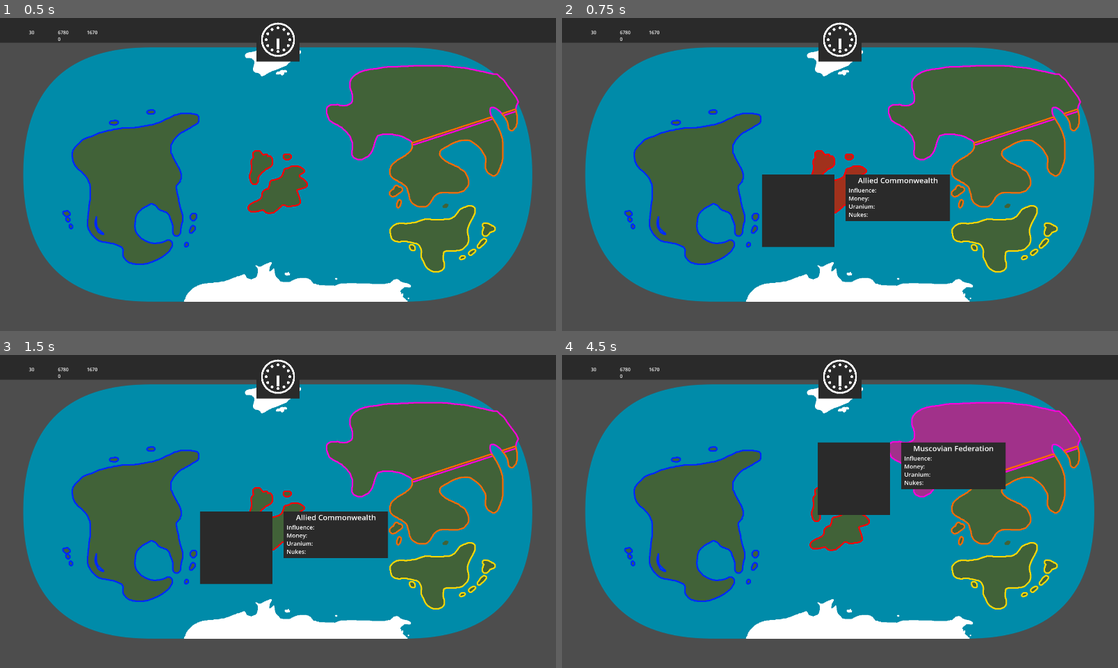
Above: before the commit, frames 1-4 (two rows, left to right).
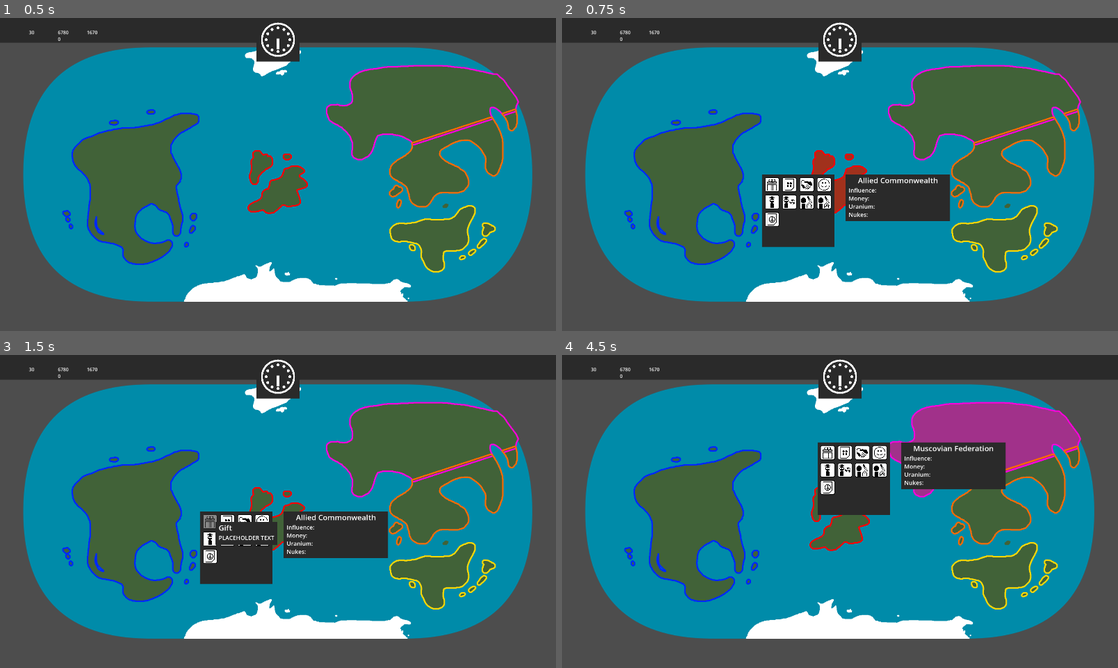
Above: after the commit, the same moments.

Repository: Stev51/gmtk-jam-2026
Game: Godot game, scene res://scenes/main.tscn
Two runs of this game, one before a commit and one after it. Both use one fixed random seed, a clock stepped at 60 frames per second and the inputs below.
Inputs (mouse positions are in pixels of both pictures, inside the frame that each line leads up to):
- Up to frame 1 (0.5 s): no input
- Up to frame 2 (0.75 s): tap Enter at 0.5 s; hold 1 (x1_speed) from 0.53 s (still down); click (840, 174) at 0.67 s
- Up to frame 3 (1.5 s): release 1 (x1_speed) at 1.25 s; click (211, 520) at 1.27 s
- Up to frame 4 (4.5 s): click (773, 520) at 2.02 s; click (773, 520) at 2.77 s; tap Space (pause) at 3.5 s; move the mouse to (728, 527) at 3.52 s; tap 2 (x2_speed) at 3.6 s; click (728, 527) at 3.67 s; tap Enter at 4.25 s; move the mouse to (895, 442) at 4.27 s; hold 1 (x1_speed) from 4.28 s (still down); click (895, 442) at 4.42 s

Frame 1 is identical in both runs. In frame 2, 1.0% of the frame differs, in the area x 36-49%, y 50-67%; in frame 3, 0.6%; in frame 4, 1.0%.

Commit message:
Foreign menu button icons and titles

Diff:
--- a/scenes/country_click_box.tscn
+++ b/scenes/country_click_box.tscn
@@ -3,12 +3,21 @@
 [ext_resource type="Script" uid="uid://c7xvcgg1qa8yb" path="res://scripts/country_click_box.gd" id="1_i8p2m"]
 [ext_resource type="PackedScene" uid="uid://764vacbqo4wi" path="res://scenes/menu_button.tscn" id="2_otq85"]
 [ext_resource type="Texture2D" uid="uid://dv3x4x6xnoosu" path="res://assets/img/buttons/domestic_actions/button_war_taxes.png" id="3_5638l"]
+[ext_resource type="Texture2D" uid="uid://cqjnivgm3vhvg" path="res://assets/img/buttons/foreign_actions/button_gift.png" id="3_sk4qh"]
+[ext_resource type="Texture2D" uid="uid://r06s54c18ek7" path="res://assets/img/buttons/foreign_actions/button_counter_propaganda.png" id="4_04vf5"]
 [ext_resource type="Texture2D" uid="uid://cpxxgtc7ktxlq" path="res://assets/img/buttons/domestic_actions/button_build_mine.png" id="4_ck6e8"]
 [ext_resource type="Texture2D" uid="uid://cc6gtup03eb3u" path="res://assets/img/buttons/domestic_actions/button_propaganda.png" id="4_g3b3l"]
 [ext_resource type="Texture2D" uid="uid://e885trw1ldyf" path="res://assets/img/buttons/domestic_actions/button_build_lab.png" id="5_d24uu"]
 [ext_resource type="Texture2D" uid="uid://dx7ywayeha86j" path="res://assets/img/buttons/domestic_actions/button_build_nuke.png" id="5_i0dcp"]
+[ext_resource type="Texture2D" uid="uid://c64oeotos2v60" path="res://assets/img/buttons/foreign_actions/button_diplomacy.png" id="5_vauhn"]
 [ext_resource type="Texture2D" uid="uid://mscqv31qcgc" path="res://assets/img/buttons/domestic_actions/button_unlock_nukes.png" id="6_k6deq"]
+[ext_resource type="Texture2D" uid="uid://dqlrgs6nuickt" path="res://assets/img/buttons/foreign_actions/button_calm_fears.png" id="6_nw1tl"]
+[ext_resource type="Texture2D" uid="uid://4y141jpxjf8f" path="res://assets/img/buttons/foreign_actions/button_spy.png" id="7_a8leu"]
+[ext_resource type="Texture2D" uid="uid://dmof5486uo7sk" path="res://assets/img/buttons/foreign_actions/button_steal_uranium.png" id="8_p7owh"]
 [ext_resource type="Texture2D" uid="uid://h44pu0v2dwyj" path="res://assets/img/buttons/domestic_actions/button_enforce_armistice.png" id="9_5tlf7"]
+[ext_resource type="Texture2D" uid="uid://ckshb67ot4sgv" path="res://assets/img/buttons/foreign_actions/button_sabotage_lab.png" id="9_ox7ll"]
+[ext_resource type="Texture2D" uid="uid://cjd8k456o1a62" path="res://assets/img/buttons/foreign_actions/button_sabotage_mine.png" id="10_e2cns"]
+[ext_resource type="Texture2D" uid="uid://binofxuxpn37f" path="res://assets/img/buttons/foreign_actions/button_sign_armistice.png" id="11_72cvs"]
 
 [node name="CountryClickBox" type="Control" unique_id=1626015699]
 layout_mode = 3
@@ -31,7 +40,6 @@
 color = Color(0.16470589, 0.16470589, 0.16470589, 1)
 
 [node name="ForeignInteractionContainer" type="GridContainer" parent="." unique_id=664369936]
-visible = false
 layout_mode = 0
 offset_left = -260.0
 offset_top = 10.0
@@ -43,7 +51,62 @@
 theme_override_constants/v_separation = 60
 columns = 4
 
+[node name="GiftButton" parent="ForeignInteractionContainer" unique_id=1409302024 instance=ExtResource("2_otq85")]
+layout_mode = 2
+title = "Gift"
+description = "PLACEHOLDER TEXT"
+icon = ExtResource("3_sk4qh")
+
+[node name="CounterPropagandaButton" parent="ForeignInteractionContainer" unique_id=2113352327 instance=ExtResource("2_otq85")]
+layout_mode = 2
+title = "Spread Counter-Propaganda"
+description = "PLACEHOLDER TEXT"
+icon = ExtResource("4_04vf5")
+
+[node name="DiplomacyButton" parent="ForeignInteractionContainer" unique_id=1730885236 instance=ExtResource("2_otq85")]
+layout_mode = 2
+title = "Diplomacy"
+description = "PLACEHOLDER TEXT"
+icon = ExtResource("5_vauhn")
+
+[node name="CalmFearsButton" parent="ForeignInteractionContainer" unique_id=597616173 instance=ExtResource("2_otq85")]
+layout_mode = 2
+title = "Calm Fears"
+description = "PLACEHOLDER TEXT"
+icon = ExtResource("6_nw1tl")
+
+[node name="SpyButton" parent="ForeignInteractionContainer" unique_id=679538241 instance=ExtResource("2_otq85")]
+layout_mode = 2
+title = "Spy on Technology"
+description = "PLACEHOLDER TEXT"
+icon = ExtResource("7_a8leu")
+
+[node name="StealUraniumButton" parent="ForeignInteractionContainer" unique_id=1564042078 instance=ExtResource("2_otq85")]
+layout_mode = 2
+title = "Steal Uranium"
+description = "PLACEHOLDER TEXT"
+icon = ExtResource("8_p7owh")
+
+[node name="SabotageLabButton" parent="ForeignInteractionContainer" unique_id=1144352115 instance=ExtResource("2_otq85")]
+layout_mode = 2
+title = "Sabotage Lab"
+description = "PLACEHOLDER TEXT"
+icon = ExtResource("9_ox7ll")
+
+[node name="SabotageMineButton" parent="ForeignInteractionContainer" unique_id=1164910536 instance=ExtResource("2_otq85")]
+layout_mode = 2
+title = "Sabotage Mine"
+description = "PLACEHOLDER TEXT"
+icon = ExtResource("10_e2cns")
+
+[node name="SignArmisticeButton" parent="ForeignInteractionContainer" unique_id=1171549077 instance=ExtResource("2_otq85")]
+layout_mode = 2
+title = "Convince to Sign the Armistice"
+description = "PLACEHOLDER TEXT"
+icon = ExtResource("11_72cvs")
+
 [node name="DomesticInteractionContainer" type="GridContainer" parent="." unique_id=73160943]
+visible = false
 layout_mode = 0
 offset_left = -260.0
 offset_top = 10.0
@@ -61,7 +124,7 @@
 description = "PLACEHOLDER TEXT"
 icon = ExtResource("5_d24uu")
 
-[node name="BuildMineButton" parent="DomesticInteractionContainer" unique_id=1409302024 instance=ExtResource("2_otq85")]
+[node name="BuildMineButton" parent="DomesticInteractionContainer" unique_id=113123369 instance=ExtResource("2_otq85")]
 layout_mode = 2
 title = "Build Mine"
 description = "PLACEHOLDER TEXT"
